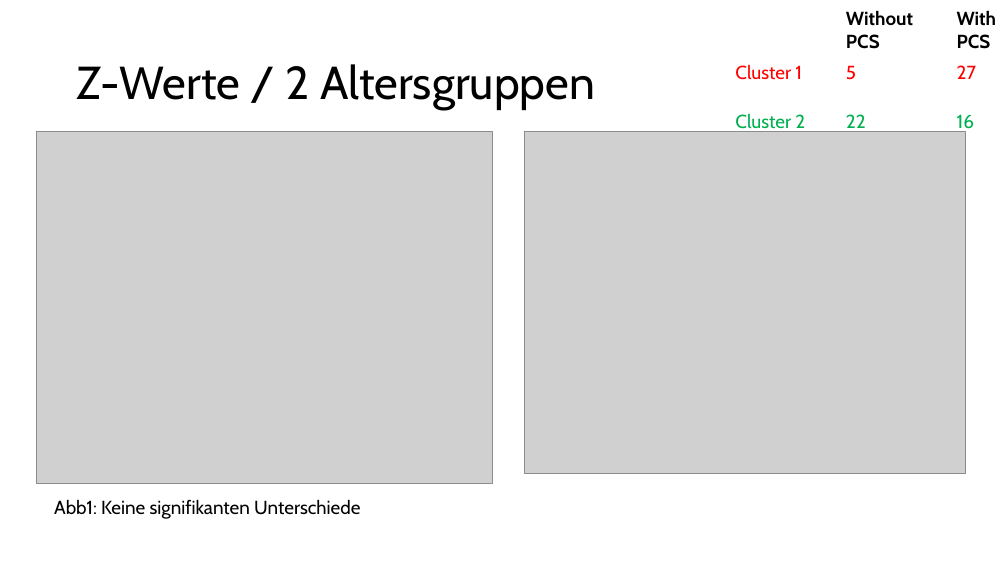
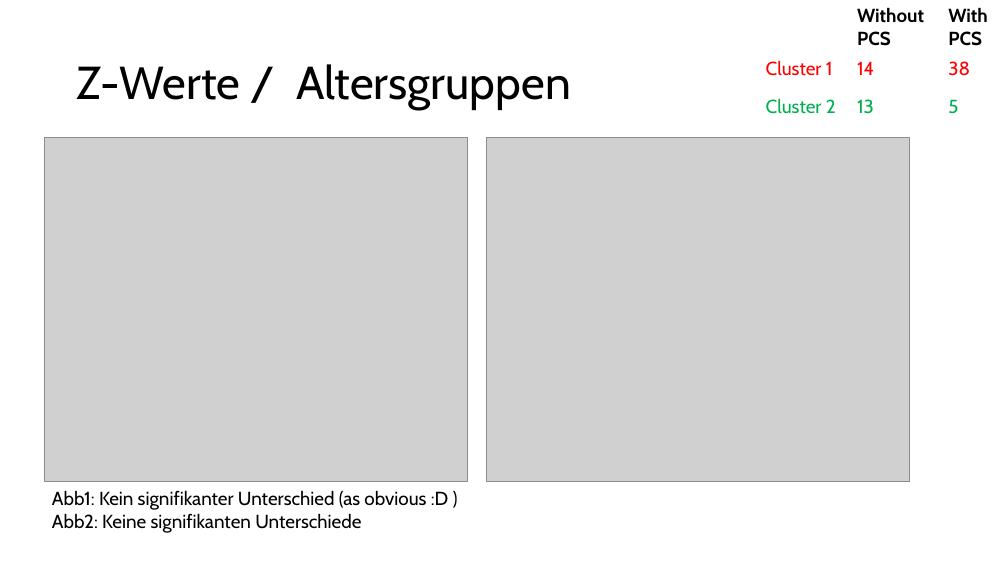
Before and after one commit to JankaMarlene/masters_thesis, a slide deck: slide 10 of presentations/Clustering.pptx (slide 22 before the commit). Drawn at 1008x567 pixels with LibreOffice and Linux fonts; fonts in the diff are those of the drawing; grey boxes stand for pictures. Boxes give left, top, right and bottom in pixels: in the first picture for what was removed or moved away, otherwise in the second. Text is boxed around its words. In the diff, an @@ line names an element or a change of style, - is before the commit and + after.

```diff
--- a/presentations/Clustering.pptx
+++ b/presentations/Clustering.pptx
@@ table at (758, 0, 1008, 131) @@
-row 2, column 2: 5
+row 2, column 2: 14
-row 2, column 3: 27
+row 2, column 3: 38
-row 3, column 2: 22
+row 3, column 2: 13
-row 3, column 3: 16
+row 3, column 3: 5
@@ table: place and size @@
-table at (728, 4, 1008, 155)
+table at (758, 0, 1008, 131)
@@ title at (77, 64, 571, 110): text changed @@
-Z-Werte / 2 Altersgruppen
+Z-Werte / Altersgruppen
@@ picture: place and size @@
-picture at (37, 132, 492, 483)
+picture at (45, 138, 468, 482)
@@ picture: place and size @@
-picture at (525, 132, 966, 473)
+picture at (486, 138, 910, 482)
@@ text at (52, 490, 449, 533): text changed @@
-Abb1: Keine signifikanten Unterschiede
+Abb1: Kein signifikanter Unterschied (as obvious :D )
+Abb2: Keine signifikanten Unterschiede
```
Also in this commit, not shown: 6 other slides changed, 9 slides removed.
